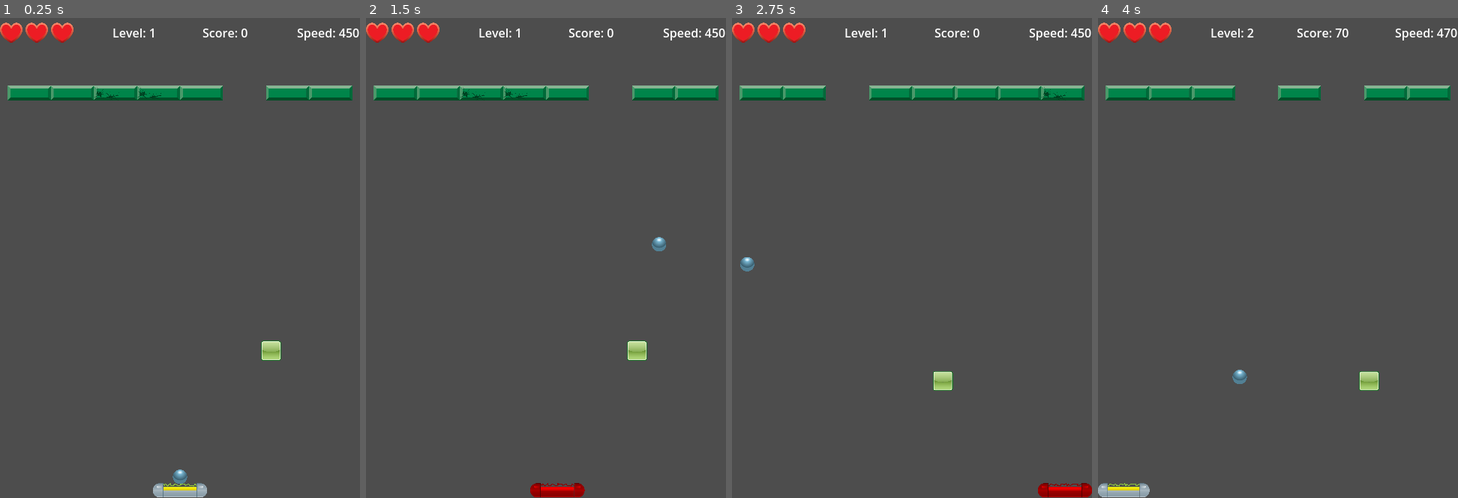
Above: before the commit, frames 1-4 (left to right).
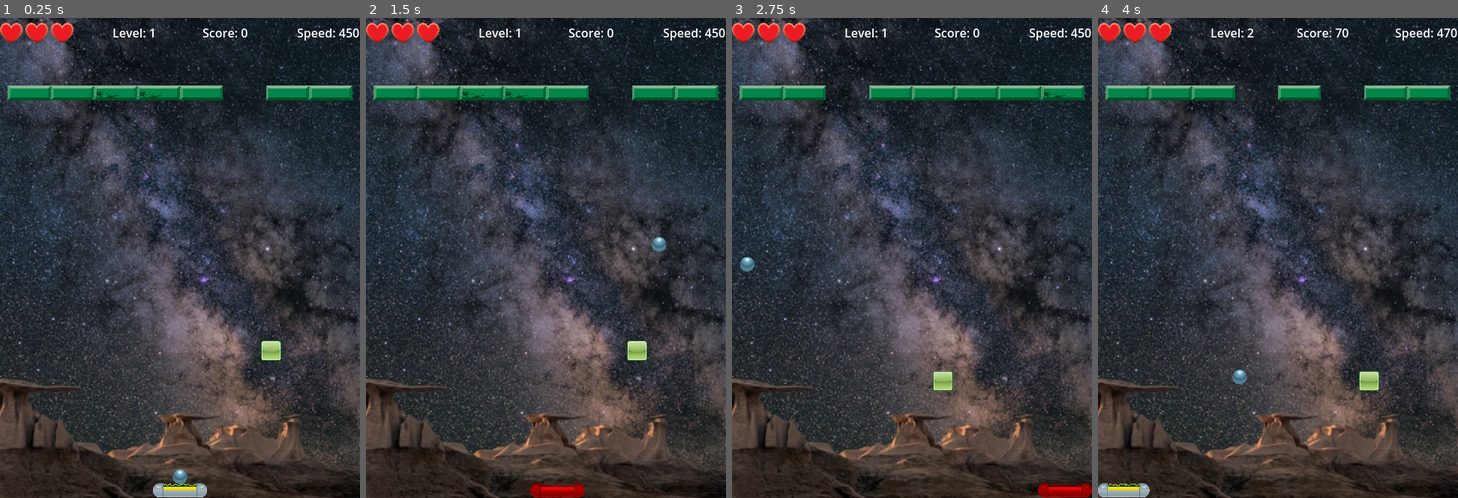
Above: after the commit, the same moments.

Repository: GiovanniCst/breakout
Game: Godot game, scene res://main.tscn
The game is run twice, just before and just after one commit, with the same random seed, the same clock (stepped at 60 frames per second) and the same inputs.
Inputs:
- Up to frame 1 (0.25 s): no input
- Up to frame 2 (1.5 s): tap Enter (launch) at 0.5, 1.35 s; hold Right (move_right) 0.53-1.28 s; hold G (god_mode) 0.53-1.28 s; hold Left (move_left) from 1.28 s (still down)
- Up to frame 3 (2.75 s): release Left (move_left) at 2.03 s; hold Right (move_right) from 2.03 s (still down); hold N (next_level_dev) from 2.03 s (still down)
- Up to frame 4 (4 s): release N (next_level_dev) at 2.78 s; tap X (pulverize_bricks) at 2.85 s; release Right (move_right) at 3.53 s; hold Left (move_left) from 3.53 s (still down); hold G (god_mode) from 3.53 s (still down)

The runs differ from the first frame. In frame 1, 70% of the frame differs, in the area x 0-100%, y 0-100%; in frame 2, 70%; in frame 3, 70%; in frame 4, 70%.

Commit message:
Add background image to main scene

Diff:
--- a/main.tscn
+++ b/main.tscn
@@ -1,9 +1,10 @@
-[gd_scene load_steps=7 format=3 uid="uid://c4b2i4y81rrjq"]
+[gd_scene load_steps=8 format=3 uid="uid://c4b2i4y81rrjq"]
 
 [ext_resource type="PackedScene" uid="uid://cijubsku4408n" path="res://paddle.tscn" id="1_ig7tw"]
 [ext_resource type="PackedScene" uid="uid://bme1wtxq52s33" path="res://ball.tscn" id="3_1bvp3"]
 [ext_resource type="Script" uid="uid://c7n3eo0wjus35" path="res://scripts/main.gd" id="4_script"]
 [ext_resource type="PackedScene" uid="uid://dmk46n1vdpx5w" path="res://ui.tscn" id="5_ui_scene"]
+[ext_resource type="Texture2D" uid="uid://cu8t7hxu8067u" path="res://assets/background/background.jpg" id="6"]
 
 [sub_resource type="RectangleShape2D" id="RectangleShape2D_top_bottom"]
 size = Vector2(480, 20)
@@ -16,13 +17,22 @@
 ball_scene = ExtResource("3_1bvp3")
 paddle_scene = ExtResource("1_ig7tw")
 
+[node name="Background" type="TextureRect" parent="."]
+offset_left = -443.0
+offset_top = -101.0
+offset_right = 709.0
+offset_bottom = 814.0
+texture = ExtResource("6")
+expand_mode = 2
+stretch_mode = 5
+
 [node name="Walls" type="Node2D" parent="."]
 
 [node name="TopWall" type="StaticBody2D" parent="Walls"]
 position = Vector2(240, 10)
 
 [node name="CollisionShape2D" type="CollisionShape2D" parent="Walls/TopWall"]
-position = Vector2(0, -20)
+position = Vector2(0, 40)
 shape = SubResource("RectangleShape2D_top_bottom")
 
 [node name="LeftWall" type="StaticBody2D" parent="Walls"]
Binary file added: assets/background/background.jpg
Not shown, added: assets/background/background.jpg.import
